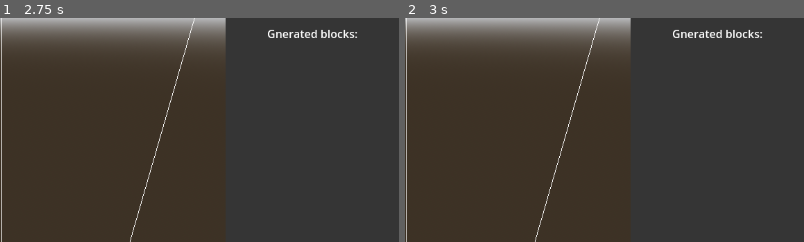
Above: before the commit, frames 1-2 (left to right).
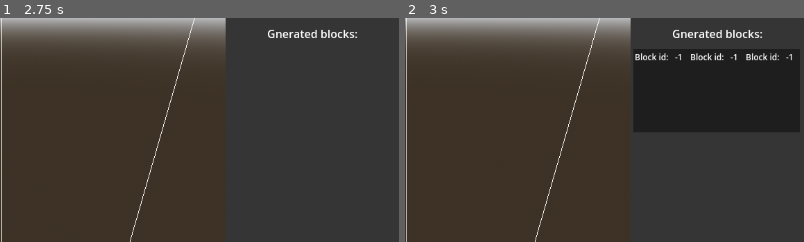
Above: after the commit, the same moments.

Repository: FilipAntonijevic/Optimal_block_packing
Game: Godot game, scene res://Scenes/Main.tscn
Two runs of this game, one before a commit and one after it. Both use one fixed random seed, a clock stepped at 60 frames per second and the inputs below.
Inputs (mouse positions are % of the whole screen's width and height, from its top left):
- Up to frame 1 (2.75 s): click (17, 51) at 0.52 s; type "12" at 0.6 s; click (17, 44) at 0.75 s; type "12" at 0.83 s; click (4, 44) at 0.98 s; type "12" at 1.07 s; click (17, 38) at 1.27 s; type "12" at 1.35 s; click (4, 39) at 1.5 s; type "12" at 1.58 s; click (17, 33) at 1.73 s; type "12" at 1.82 s; click (4, 33) at 2.02 s; type "12" at 2.1 s; click (10, 22) at 2.25 s; type "12" at 2.33 s; click (10, 16) at 2.48 s; type "12" at 2.57 s
- Up to frame 2 (3 s): click "Generate blocks" at 2.75 s
The pictures show only the part of the screen within x 50-100%, y 0-50%; the shares and areas given below are measured in that part.

Frame 1 is identical in both runs. In frame 2, 0.4% of the frame differs, in the area x 57-97%, y 15-19%.
Error after the commit: Parse Error: Function "update()" not found in base self. (res://Scripts/block_preview.gd:14)

Commit message:
Started working on block storage.

Diff:
--- /dev/null
+++ b/optimal_block_packing/Scenes/Block_preview.tscn
@@ -0,0 +1,31 @@
+[gd_scene load_steps=3 format=3 uid="uid://btvonnbl8om6m"]
+
+[ext_resource type="Script" path="res://Scripts/block_preview.gd" id="1_fgxqi"]
+
+[sub_resource type="LabelSettings" id="LabelSettings_kp1i5"]
+font_size = 12
+
+[node name="BlockPreview" type="Node2D"]
+script = ExtResource("1_fgxqi")
+
+[node name="ColorRect" type="ColorRect" parent="."]
+offset_right = 155.0
+offset_bottom = 166.0
+color = Color(0.118581, 0.118581, 0.118581, 1)
+
+[node name="Label" type="Label" parent="."]
+offset_left = 2.0
+offset_top = 3.0
+offset_right = 51.0
+offset_bottom = 20.0
+text = "Block id:
+"
+label_settings = SubResource("LabelSettings_kp1i5")
+
+[node name="Block_id_label" type="Label" parent="."]
+offset_left = 60.0
+offset_top = 3.0
+offset_right = 112.0
+offset_bottom = 26.0
+text = "-1"
+label_settings = SubResource("LabelSettings_kp1i5")
--- a/optimal_block_packing/Scenes/Block_storage.tscn
+++ b/optimal_block_packing/Scenes/Block_storage.tscn
@@ -1,4 +1,6 @@
-[gd_scene format=3 uid="uid://c0ii8ntaoejcr"]
+[gd_scene load_steps=2 format=3 uid="uid://c0ii8ntaoejcr"]
+
+[ext_resource type="Script" path="res://Scripts/Block_storage.gd" id="1_3ne5o"]
 
 [node name="BlockStorage" type="Control"]
 layout_mode = 3
@@ -8,6 +10,7 @@
 offset_right = -902.0
 grow_horizontal = 2
 grow_vertical = 2
+script = ExtResource("1_3ne5o")
 
 [node name="ColorRect" type="ColorRect" parent="."]
 layout_mode = 0
@@ -22,3 +25,13 @@
 offset_right = 191.0
 offset_bottom = 36.0
 text = "Gnerated blocks:"
+
+[node name="ScrollContainer" type="ScrollContainer" parent="."]
+layout_mode = 2
+offset_left = 4.0
+offset_top = 47.0
+offset_right = 246.0
+offset_bottom = 648.0
+
+[node name="VBoxContainer" type="VBoxContainer" parent="ScrollContainer"]
+layout_mode = 2
--- /dev/null
+++ b/optimal_block_packing/Scenes/three_block_places.tscn
@@ -0,0 +1,67 @@
+[gd_scene load_steps=3 format=3 uid="uid://htjksvril2et"]
+
+[ext_resource type="Script" path="res://Scripts/Three_block_places.gd" id="1_wos1n"]
+[ext_resource type="PackedScene" uid="uid://btvonnbl8om6m" path="res://Scenes/Block_preview.tscn" id="2_4uh6l"]
+
+[node name="ThreeBlockPlaces" type="Control"]
+custom_minimum_size = Vector2(0, 120)
+layout_mode = 3
+anchors_preset = 0
+offset_bottom = 102.0
+script = ExtResource("1_wos1n")
+
+[node name="SubViewportContainer1" type="SubViewportContainer" parent="."]
+custom_minimum_size = Vector2(80, 120)
+layout_mode = 2
+offset_right = 80.0
+offset_bottom = 120.0
+stretch = true
+
+[node name="SubViewport" type="SubViewport" parent="SubViewportContainer1"]
+handle_input_locally = false
+size = Vector2i(80, 120)
+render_target_update_mode = 4
+
+[node name="Block_preview" parent="SubViewportContainer1/SubViewport" instance=ExtResource("2_4uh6l")]
+id = null
+width = null
+depth = null
+height = null
+
+[node name="SubViewportContainer2" type="SubViewportContainer" parent="."]
+custom_minimum_size = Vector2(80, 120)
+layout_mode = 2
+offset_left = 80.0
+offset_right = 160.0
+offset_bottom = 80.0
+stretch = true
+
+[node name="SubViewport" type="SubViewport" parent="SubViewportContainer2"]
+handle_input_locally = false
+size = Vector2i(80, 120)
+render_target_update_mode = 4
+
+[node name="Block_preview" parent="SubViewportContainer2/SubViewport" instance=ExtResource("2_4uh6l")]
+id = null
+width = null
+depth = null
+height = null
+
+[node name="SubViewportContainer3" type="SubViewportContainer" parent="."]
+custom_minimum_size = Vector2(80, 120)
+layout_mode = 2
+offset_left = 160.0
+offset_right = 240.0
+offset_bottom = 80.0
+stretch = true
+
+[node name="SubViewport" type="SubViewport" parent="SubViewportContainer3"]
+handle_input_locally = false
+size = Vector2i(80, 120)
+render_target_update_mode = 4
+
+[node name="Block_preview" parent="SubViewportContainer3/SubViewport" instance=ExtResource("2_4uh6l")]
+id = null
+width = null
+depth = null
+height = null
--- a/optimal_block_packing/Scripts/Block.gd
+++ b/optimal_block_packing/Scripts/Block.gd
@@ -1,4 +1,5 @@
-class_name Block extends Node
+class_name Block
+extends Node3D
 
 @export var id:int = 0
 @export var width:float = 0.5
--- /dev/null
+++ b/optimal_block_packing/Scripts/Block_storage.gd
@@ -0,0 +1,21 @@
+class_name Block_storage extends Control
+
+@onready var three_blocks_place = preload("res://Scenes/three_block_places.tscn")
+
+func show_blocks() -> void:
+	var blocks = GlobalData.blocks
+	var rows = int(ceil(float(blocks.size()) / 3.0))
+	var block_index = 0
+
+	for i in range(rows):
+		var row_instance = three_blocks_place.instantiate()
+		$ScrollContainer/VBoxContainer.add_child(row_instance)
+
+		for j in range(3):
+			if block_index < blocks.size():
+				var block_data = blocks[block_index]
+				var block_node = row_instance.get("block_%d" % (j+1))
+				block_node.setup_block_preview(block_data.id, block_data.width, block_data.depth, block_data.height)
+				block_index += 1
+			else:
+				row_instance.get("block_%d" % (j+1)).visible = false
--- a/optimal_block_packing/Scripts/Control_panel.gd
+++ b/optimal_block_packing/Scripts/Control_panel.gd
@@ -15,6 +15,7 @@
 
 signal draw_container_signal()
 signal add_blocks_signal()
+signal show_blocks_in_storage()
 
 func _ready() -> void:
 	pass
@@ -31,6 +32,7 @@
 		block_min_width = container_width
 		$Block_min_width_line_edit.text = str(block_min_width)
 	GlobalData.container_width = container_width
+	GlobalData.max_block_width = block_max_width
 	emit_signal("draw_container_signal")
 func _on_container_depth_line_edit_text_submitted(new_text: String) -> void:
 	if new_text.to_float() < 1:
@@ -44,6 +46,7 @@
 		block_min_depth = container_depth
 		$Block_max_depth_line_edit.text = str(block_min_depth)
 	GlobalData.container_depth = container_depth
+	GlobalData.max_block_depth = block_max_depth
 	emit_signal("draw_container_signal")
 
 func _on_block_min_width_line_edit_text_submitted(new_text: String) -> void:
@@ -66,6 +69,7 @@
 	if parsed < block_min_width:
 		parsed = block_min_width
 	block_max_width = parsed
+	GlobalData.max_block_width = block_max_width
 	$Block_max_width_line_edit.text = str(parsed)
 
 func _on_block_min_depth_line_edit_text_submitted(new_text: String) -> void:
@@ -77,6 +81,7 @@
 	if parsed > block_max_depth:
 		parsed = block_max_depth
 	block_min_depth = parsed
+	GlobalData.max_block_depth = block_max_depth
 	$Block_min_depth_line_edit.text = str(parsed)
 
 func _on_block_max_depth_line_edit_text_submitted(new_text: String) -> void:
@@ -127,6 +132,9 @@
 
 	for block in GlobalData.blocks:
 		print("Block id: " + str(block.id) + "\n")
+	emit_signal("show_blocks_in_storage")
+
+
 func _on_calculate_best_block_order_button_pressed() -> void:
 	emit_signal("add_blocks_signal")
 
--- a/optimal_block_packing/Scripts/Main.gd
+++ b/optimal_block_packing/Scripts/Main.gd
@@ -7,3 +7,4 @@
 func _ready() -> void:
 	control_panel.draw_container_signal.connect(container.draw_container)
 	control_panel.add_blocks_signal.connect(container.add_blocks)
+	control_panel.show_blocks_in_storage.connect(block_storage.show_blocks)
--- /dev/null
+++ b/optimal_block_packing/Scripts/Three_block_places.gd
@@ -0,0 +1,5 @@
+class_name Three_block_storage extends Node
+
+@onready var block_1 = $SubViewportContainer1/SubViewport/Block_preview
+@onready var block_2 = $SubViewportContainer2/SubViewport/Block_preview
+@onready var block_3 = $SubViewportContainer3/SubViewport/Block_preview
--- /dev/null
+++ b/optimal_block_packing/Scripts/block_preview.gd
@@ -0,0 +1,44 @@
+extends Node2D
+
+@export var id: int = 0
+@export var width: float = 1.0
+@export var depth: float = 1.0
+@export var height: float = 1.0
+
+func setup_block_preview(_id : int , _width: float, _depth: float, _height: float) -> void:
+	id = _id
+	width = _width
+	depth = _depth
+	height = _height
+	$Block_id_label.text = str(id)
+	update()
+
+func _draw():
+	var w = width / GlobalData.min_block_width * 80
+	var d = depth / GlobalData.max_block_depth * 60
+	var h = height / GlobalData.max_block_height * 40
+
+	var front = [
+		Vector2(0, 0),
+		Vector2(w, 0),
+		Vector2(w, -h),
+		Vector2(0, -h)
+	]
+	# Bočno lice
+	var side = [
+		Vector2(w, 0),
+		Vector2(w + d/2, -d/2),
+		Vector2(w + d/2, -h - d/2),
+		Vector2(w, -h)
+	]
+	# Gornje lice
+	var top = [
+		Vector2(0, -h),
+		Vector2(w, -h),
+		Vector2(w + d/2, -h - d/2),
+		Vector2(d/2, -h - d/2)
+	]
+
+	draw_polygon(front, [Color(0.6,0.6,0.6)])
+	draw_polygon(side, [Color(0.4,0.4,0.4)])
+	draw_polygon(top, [Color(0.8,0.8,0.8)])
--- a/optimal_block_packing/Scripts/global_data.gd
+++ b/optimal_block_packing/Scripts/global_data.gd
@@ -6,6 +6,9 @@
 @export var min_block_width: float = 0.1
 @export var min_block_depth: float = 0.1
 @export var max_block_height: float = 5
+@export var max_block_width: float  = 1
+@export var max_block_depth: float  = 1
+
 
 @export var blocks: Array = []
 @export var candidate_points: Array[CandidatePoint] = []  # koristi Resource klasu
Not shown, added: optimal_block_packing/Scenes/Blo5118.tmp
Not shown, added: optimal_block_packing/Scenes/Blo8336.tmp
Not shown, added: optimal_block_packing/Scenes/BloF20B.tmp
